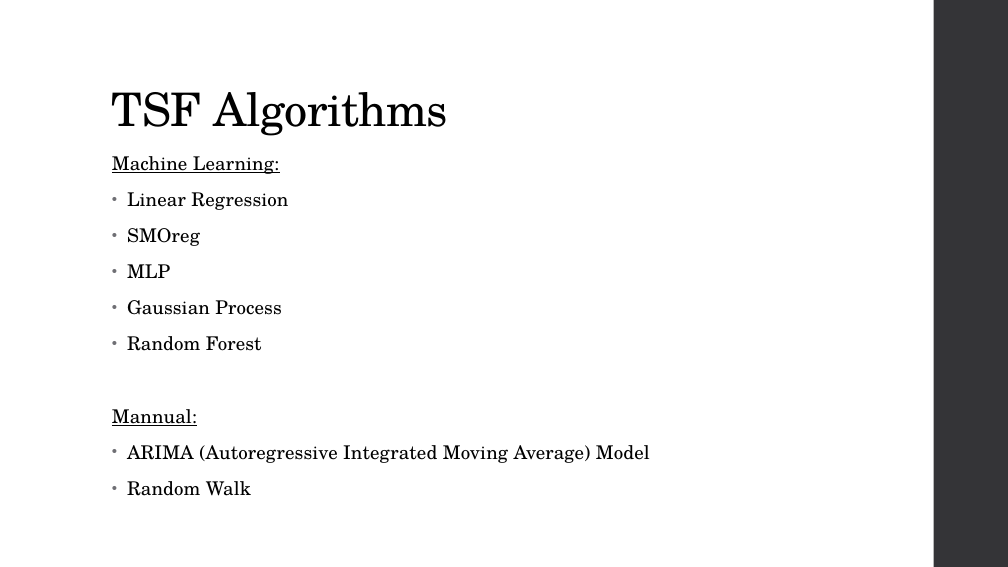
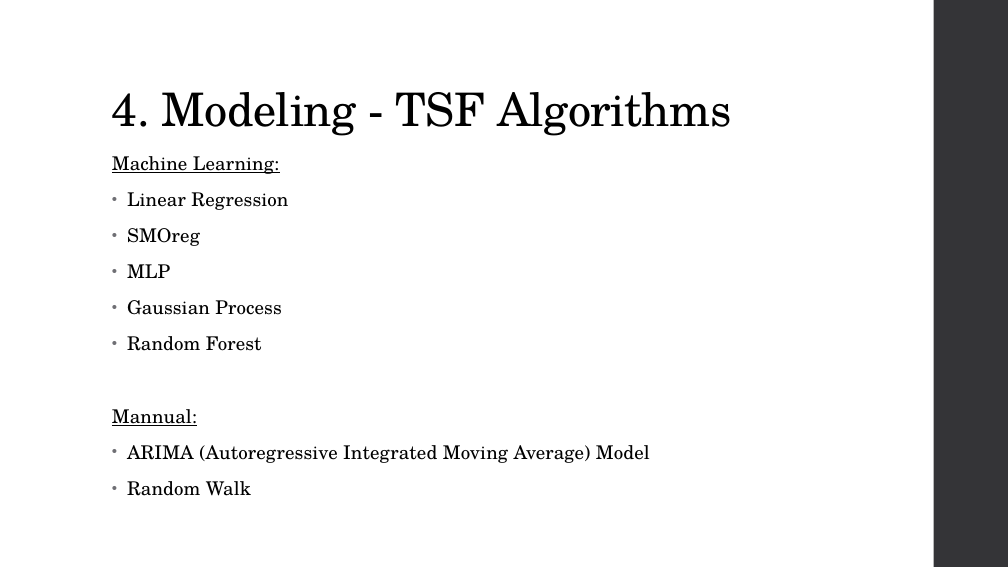
Before and after one commit to OranginaGaoZhao/Time-Series-Forecasting, a slide deck: slide 7 of Presentation.pptx (slide 3 before the commit). Drawn at 1008x567 pixels with LibreOffice and Linux fonts; fonts in the diff are those of the drawing. Boxes give left, top, right and bottom in pixels: in the first picture for what was removed or moved away, otherwise in the second. Text is boxed around its words. In the diff, an @@ line names an element or a change of style, - is before the commit and + after.

```diff
--- a/Presentation.pptx
+++ b/Presentation.pptx
@@ title at box(112, 92, 732, 136): text changed @@
-TSF Algorithms
+4. Modeling - TSF Algorithms
```
Also in this commit, not shown: 3 other slides changed, 5 slides added, 9 other files.
